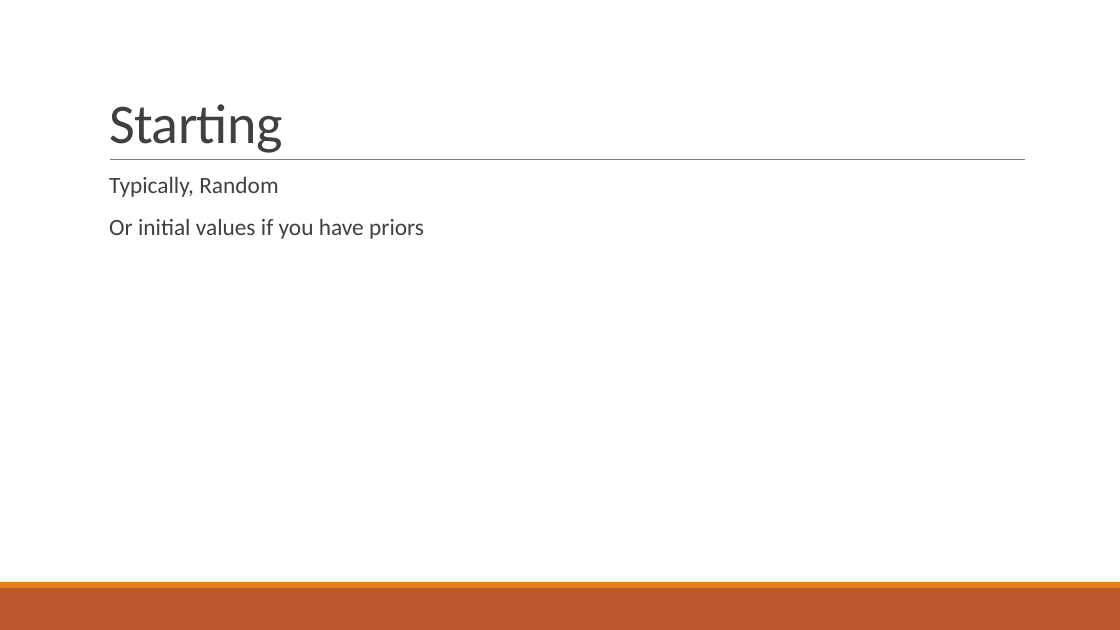
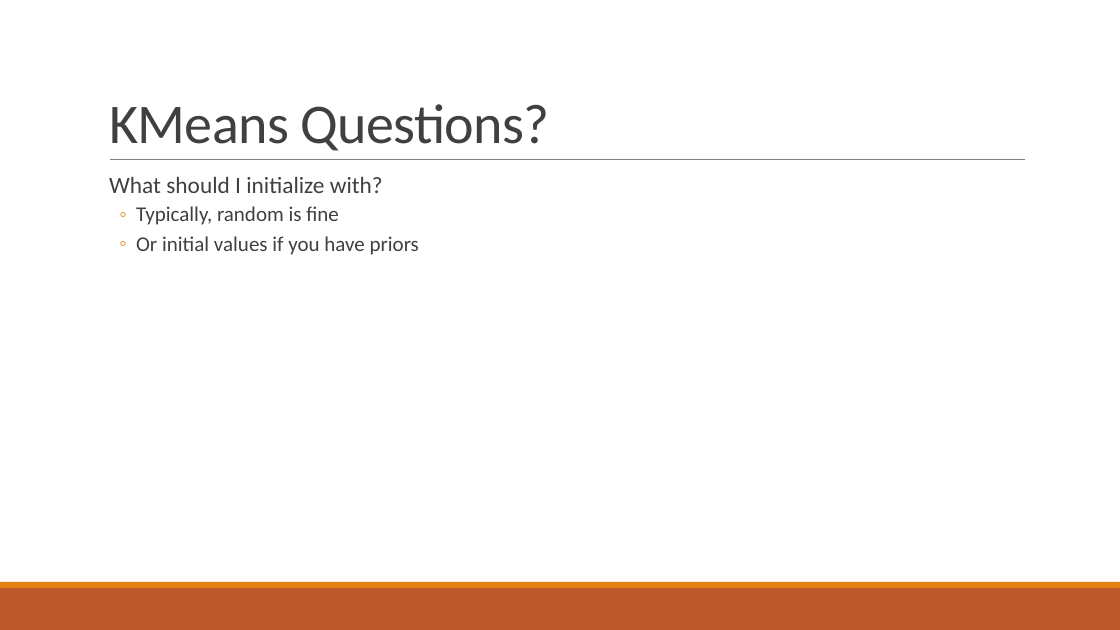
Before and after one commit to acbart/Digital-Education-Reading-Group, a slide deck: slide 8 of meeting-10-14-16/Clustering-Educational-Data-Mining.pptx (slide 7 before the commit). Drawn at 1120x630 pixels with LibreOffice and Linux fonts; fonts in the diff are those of the drawing. Boxes give left, top, right and bottom in pixels: in the first picture for what was removed or moved away, otherwise in the second. Text is boxed around its words. In the diff, an @@ line names an element or a change of style, - is before the commit and + after.

```diff
--- a/meeting-10-14-16/Clustering-Educational-Data-Mining.pptx
+++ b/meeting-10-14-16/Clustering-Educational-Data-Mining.pptx
@@ title at (x1=109, y1=104, x2=550, y2=151): text changed @@
-Starting
+KMeans Questions?
@@ text at (x1=109, y1=177, x2=383, y2=225): text changed @@
-  Typically, Random
+  What should I initialize with?
+  ◦ Typically, random is fine
@@ text at (x1=136, y1=236, x2=419, y2=255): size 20 to 18 pt in "Or initial values if you have priors"; bullet   to ◦; list level 1 to 2 in "Or initial values if you ..." @@
```
Also in this commit, not shown: 1 other slide changed, 1 slide added.
